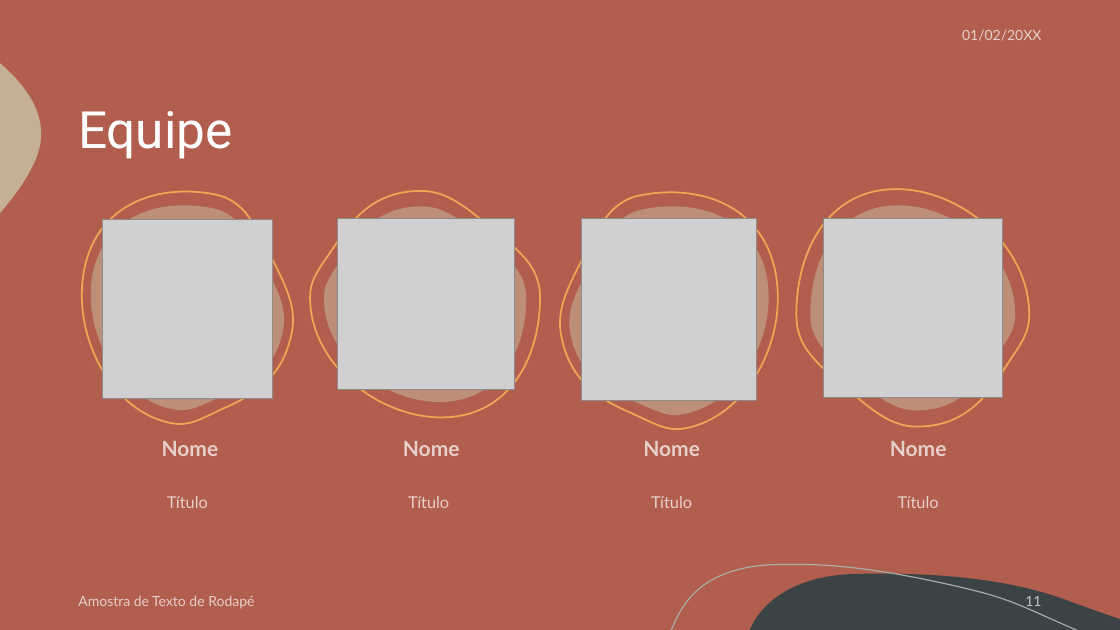
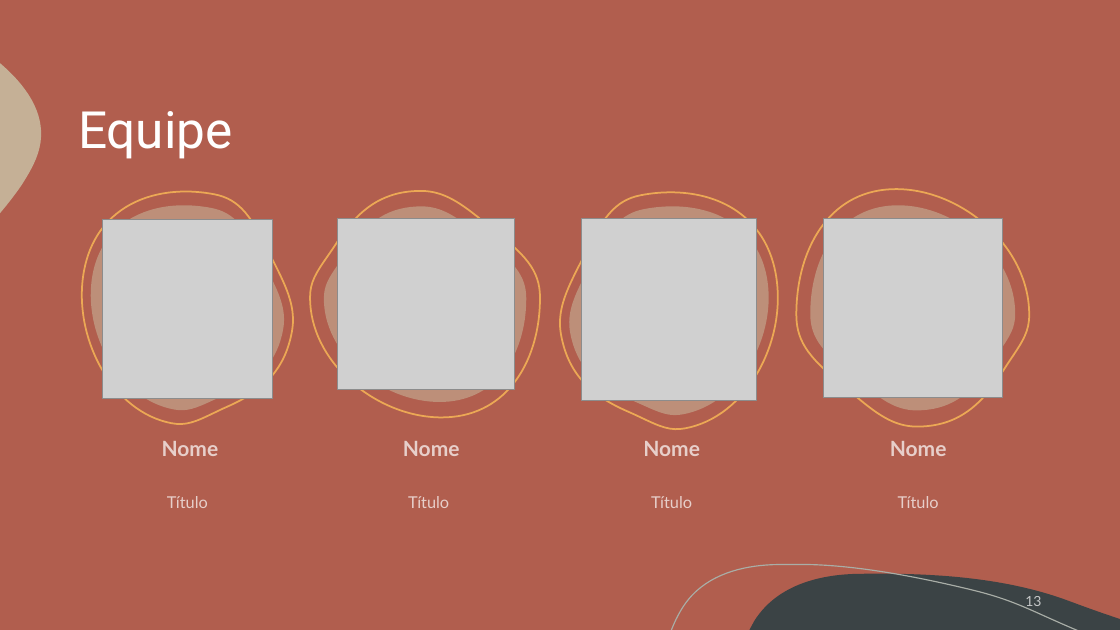
Before and after one commit to G4brielSilva/Focus-Trainee, a slide deck: slide 13 of Site/Acaiá Coffee Shop.pptx (slide 11 before the commit). Drawn at 1120x630 pixels with LibreOffice and Linux fonts; fonts in the diff are those of the drawing; grey boxes stand for pictures. Boxes give left, top, right and bottom in pixels: in the first picture for what was removed or moved away, otherwise in the second. Text is boxed around its words. In the diff, an @@ line names an element or a change of style, - is before the commit and + after.

```diff
--- a/Site/Acaiá Coffee Shop.pptx
+++ b/Site/Acaiá Coffee Shop.pptx
@@ text removed at [962, 30, 1041, 41] @@
-01/02/20XX
@@ text removed at [78, 596, 254, 608] @@
-Amostra de Texto de Rodapé
@@ page number at [1025, 596, 1041, 609]: text changed @@
-11
+13
```
Also in this commit, not shown: 9 other slides changed, 2 slides added, 1 other file.
